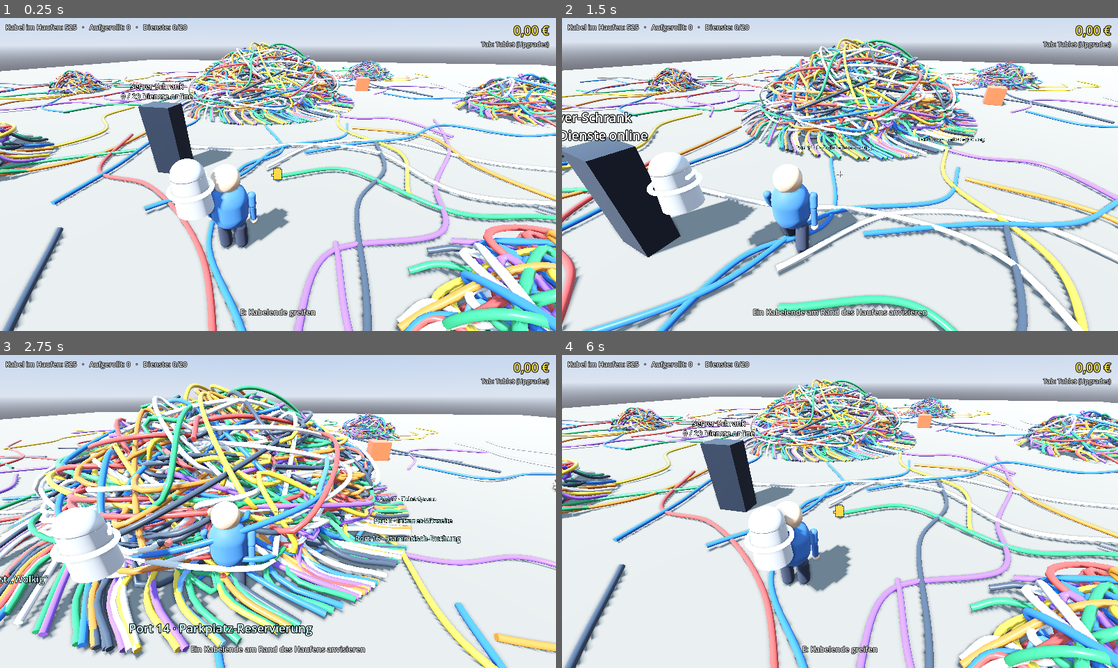
Above: before the commit, frames 1-4 (two rows, left to right).
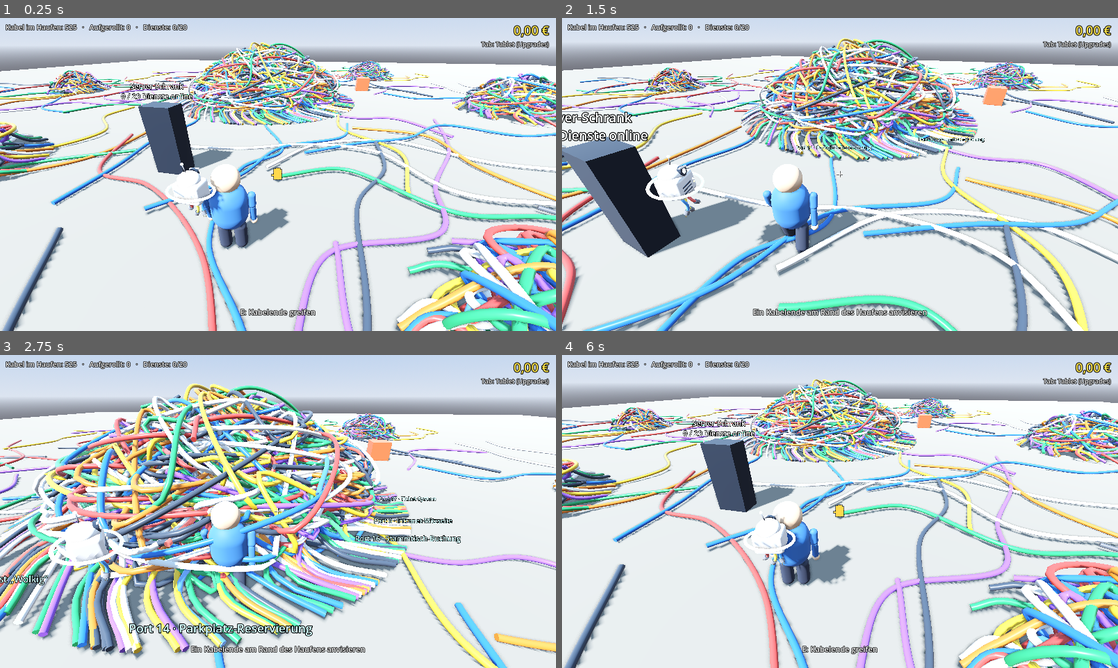
Above: after the commit, the same moments.

Repository: Julszify/Wire-We-Here
Game: Godot game, scene res://scenes/world.tscn
The game is run twice, just before and just after one commit, with the same random seed, the same clock (stepped at 60 frames per second) and the same inputs.
Inputs (mouse positions are in pixels of both pictures, inside the frame that each line leads up to):
- Up to frame 1 (0.25 s): no input
- Up to frame 2 (1.5 s): tap Enter at 0.5 s; move the mouse to (867, 174) at 0.52 s; hold N (decline) 0.53-1.28 s; hold W (move_forward) from 0.53 s (still down); move the mouse to (812, 174) at 1.27 s; tap E (interact) at 1.35 s
- Up to frame 3 (2.75 s): keep holding W (move_forward); move the mouse to (289, 505) at 2.02 s; hold Space (pull) from 2.03 s (still down)
- Up to frame 4 (6 s): move the mouse to (834, 517) at 2.77 s; release Space (pull) at 2.78 s; tap Q (release) at 2.85 s; move the mouse to (878, 514) at 3.52 s; hold Shift (sprint) 3.53-4.28 s; move the mouse to (795, 508) at 4.27 s; tap Tab (tablet) at 4.35 s; release W (move_forward) at 5 s; click "Neues Spiel" at 5 s; click "Wirklich alles löschen?" at 5.75 s

The runs differ from the first frame. In frame 1, 0.8% of the frame differs, in the area x 29-45%, y 44-70%; in frame 2, 1.0%; in frame 3, 2.0%, in the area x 8-39%, y 48-80%; in frame 4, 1.0%.

Commit message:
C.O.R.D. als Server-Box-Modell aus Blender
- Blender-Skript tools/blender/cord_designs.py erzeugt drei Entwürfe (Ei, Server-Box, Kabelrolle) als GLB mit Vorschaubildern
- CordView lädt die Server-Box; Teile mit Material CordRing blinken bei der Bestellfrage rot
- Platzhalter bleibt als Rückfall, tools/ ist per .gdignore vom Godot-Import ausgenommen

Co-Authored-By: Claude Opus 5.5 <noreply@anthropic.com>

Diff:
--- a/scripts/cord/cord_view.gd
+++ b/scripts/cord/cord_view.gd
@@ -1,7 +1,8 @@
 class_name CordView
 extends Node3D
-## Platzhalter für C.O.R.D.: schwebender Zylinder mit Leuchtring, folgt dem Spieler.
-## Der Ring leuchtet cyan; während der Bestellfrage blinkt er rot.
+## C.O.R.D.: schwebende Figur mit Leuchtteilen, folgt dem Spieler.
+## Verwendet das Modell unter MODEL_PATH (Blender-Entwurf „Server-Box“), sonst einen Platzhalter.
+## Alle Teile mit dem Material „CordRing“ leuchten cyan; während der Bestellfrage blinken sie rot.
 
 var _ring_mat: StandardMaterial3D
 var _body: Node3D
@@ -11,12 +12,88 @@
 
 const CALM := Color(0.3, 0.9, 1.0)
 const ALARM := Color(1.0, 0.2, 0.15)
+const MODEL_PATH := "res://assets/models/cord/cord_server.glb"
+const RING_MATERIAL := "CordRing"
 
 
 func _ready() -> void:
 	_body = Node3D.new()
 	add_child(_body)
 
+	_ring_mat = StandardMaterial3D.new()
+	_ring_mat.albedo_color = CALM
+	_ring_mat.emission_enabled = true
+	_ring_mat.emission = CALM
+	_ring_mat.emission_energy_multiplier = 3.0
+
+	if not _build_model():
+		_build_placeholder()
+
+	_speech = Label3D.new()
+	_speech.font_size = 32
+	_speech.outline_size = 10
+	_speech.pixel_size = 0.0011
+	_speech.fixed_size = true
+	_speech.modulate = Color(1.0, 0.75, 0.7)
+	_speech.billboard = BaseMaterial3D.BILLBOARD_ENABLED
+	_speech.no_depth_test = true
+	_speech.position = Vector3(0, 0.75, 0)
+	_speech.visible = false
+	add_child(_speech)
+
+
+## Lädt das Modell (Maße in Metern) und zentriert es um den Ursprung.
+## glTF-Modelle schauen nach +Z, C.O.R.D. schaut nach -Z, daher um 180° gedreht.
+## Leuchtmaterialien werden durch _ring_mat ersetzt, damit sie die Farbe wechseln können.
+func _build_model() -> bool:
+	if not ResourceLoader.exists(MODEL_PATH):
+		return false
+	var scene := load(MODEL_PATH) as PackedScene
+	if scene == null:
+		return false
+	var model: Node3D = scene.instantiate()
+	var holder := Node3D.new()
+	holder.rotation = Vector3(0, PI, 0)
+	holder.add_child(model)
+	_body.add_child(holder)
+	model.position = -_mesh_aabb(model, Transform3D.IDENTITY).get_center()
+	_swap_ring_materials(model)
+	return true
+
+
+func _swap_ring_materials(node: Node) -> void:
+	if node is MeshInstance3D:
+		var mi := node as MeshInstance3D
+		for i in mi.mesh.get_surface_count():
+			var m := mi.mesh.surface_get_material(i)
+			if m and m.resource_name == RING_MATERIAL:
+				mi.set_surface_override_material(i, _ring_mat)
+	for child in node.get_children():
+		_swap_ring_materials(child)
+
+
+## Begrenzungsbox aller Meshes unter node, im Koordinatensystem von node.
+func _mesh_aabb(node: Node, xform: Transform3D) -> AABB:
+	var result := AABB()
+	var has := false
+	for child in node.get_children():
+		var t := xform
+		if child is Node3D:
+			t = xform * (child as Node3D).transform
+		var boxes: Array[AABB] = []
+		if child is MeshInstance3D and (child as MeshInstance3D).mesh:
+			boxes.append(t * (child as MeshInstance3D).mesh.get_aabb())
+		var sub := _mesh_aabb(child, t)
+		if sub.size != Vector3.ZERO:
+			boxes.append(sub)
+		for b in boxes:
+			result = b if not has else result.merge(b)
+			has = true
+	return result
+
+
+## Platzhalter aus Grundformen, falls das Modell fehlt.
+func _build_placeholder() -> void:
 	var shell := StandardMaterial3D.new()
 	shell.albedo_color = Color(0.88, 0.9, 0.93)
 	shell.roughness = 0.25
@@ -40,11 +117,6 @@
 	cap_mesh.position = Vector3(0, 0.3, 0)
 	_body.add_child(cap_mesh)
 
-	_ring_mat = StandardMaterial3D.new()
-	_ring_mat.albedo_color = CALM
-	_ring_mat.emission_enabled = true
-	_ring_mat.emission = CALM
-	_ring_mat.emission_energy_multiplier = 3.0
 	var torus := TorusMesh.new()
 	torus.inner_radius = 0.27
 	torus.outer_radius = 0.34
@@ -62,18 +134,6 @@
 	eye.mesh = eye_box
 	eye.position = Vector3(0, 0.2, -0.25)
 	_body.add_child(eye)
-
-	_speech = Label3D.new()
-	_speech.font_size = 32
-	_speech.outline_size = 10
-	_speech.pixel_size = 0.0011
-	_speech.fixed_size = true
-	_speech.modulate = Color(1.0, 0.75, 0.7)
-	_speech.billboard = BaseMaterial3D.BILLBOARD_ENABLED
-	_speech.no_depth_test = true
-	_speech.position = Vector3(0, 0.75, 0)
-	_speech.visible = false
-	add_child(_speech)
 
 
 ## Weich links neben den Spieler schweben (Kamera sitzt rechts hinten) und zu ihm schauen.
Binary file added: assets/models/cord/cord_server.glb
Not shown, added: assets/models/cord/cord_server.glb.import
Binary file added: assets/models/cord/proposals/cord_ei.glb
Not shown, added: assets/models/cord/proposals/cord_ei.glb.import
Binary file added: assets/models/cord/proposals/cord_ei.png
Not shown, added: assets/models/cord/proposals/cord_ei.png.import
Binary file added: assets/models/cord/proposals/cord_lineup.png
Not shown, added: assets/models/cord/proposals/cord_lineup.png.import
Binary file added: assets/models/cord/proposals/cord_rolle.glb
Not shown, added: assets/models/cord/proposals/cord_rolle.glb.import
Binary file added: assets/models/cord/proposals/cord_rolle.png
Not shown, added: assets/models/cord/proposals/cord_rolle.png.import
(and 4 more such lines)
